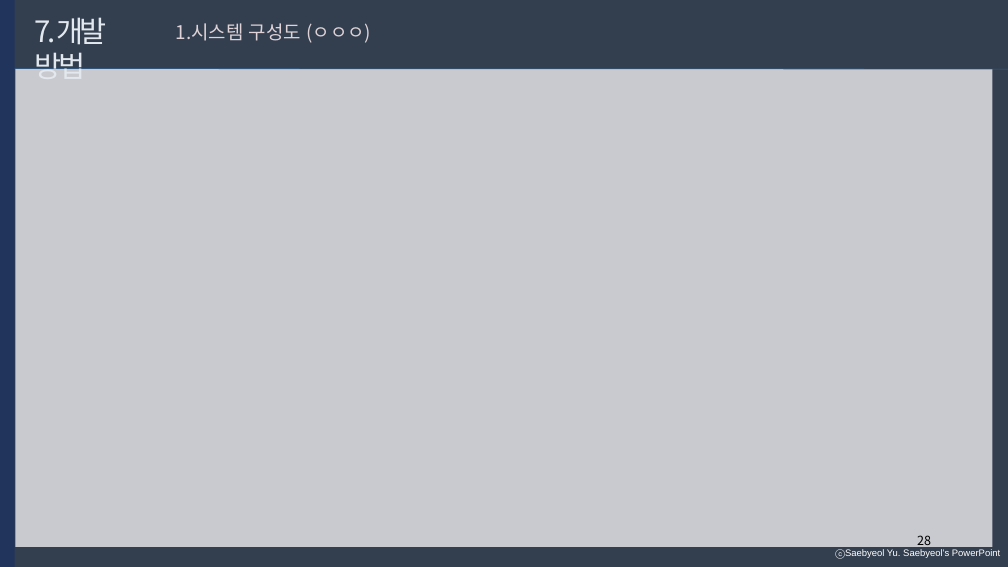
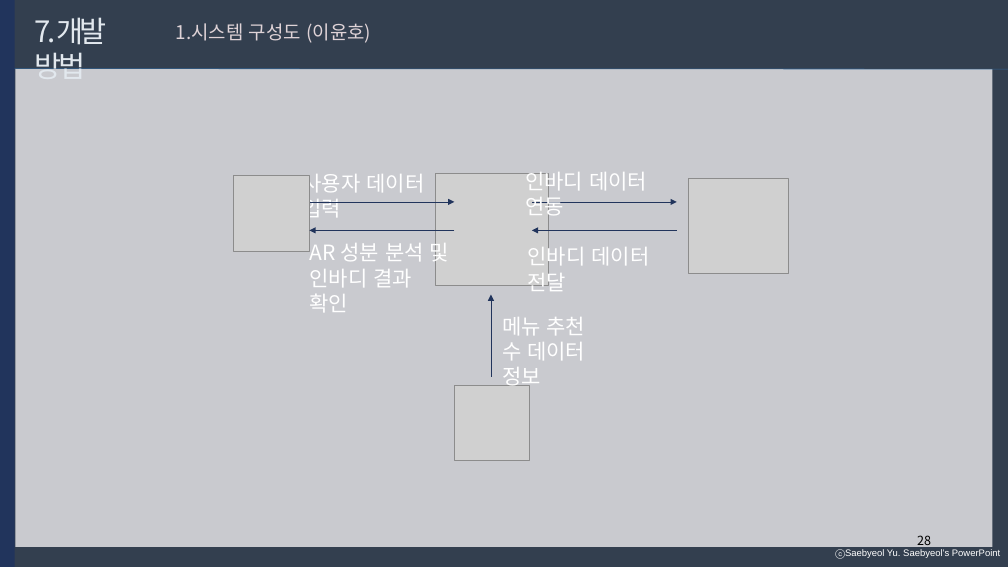
Before and after one commit to developerYHLee/University_Homework, a slide deck: slide 28 of 기말과제.pptx. Drawn at 1008x567 pixels with LibreOffice and Linux fonts; fonts in the diff are those of the drawing; grey boxes stand for pictures. Boxes give left, top, right and bottom in pixels: in the first picture for what was removed or moved away, otherwise in the second. Text is boxed around its words. In the diff, an @@ line names an element or a change of style, - is before the commit and + after.

```diff
--- a/기말과제.pptx
+++ b/기말과제.pptx
@@ text at [176,23,371,43]: text changed @@
-1.시스템 구성도 (ㅇㅇㅇ)
+1.시스템 구성도 (이윤호)
@@ picture added at [234,175,309,251] @@
@@ text added at [303,174,425,221], 20 pt, text #FFFFFF @@
+사용자 데이터 입력
@@ picture added at [436,173,548,285] @@
@@ text added at [525,172,647,220], 20 pt, text #FFFFFF @@
+인바디 데이터 연동
@@ picture added at [689,178,789,273] @@
@@ arrow added from (309, 202) to (454, 202), #21345C 0.5 pt @@
@@ arrow added from (532, 202) to (677, 202), #21345C 0.5 pt @@
@@ arrow added from (454, 231) to (309, 231), #21345C 0.5 pt @@
@@ text added at [310,239,449,312], 20 pt, text #FFFFFF @@
+AR 성분 분석 및 인바디 결과 확인
@@ arrow added from (677, 231) to (532, 231), #21345C 0.5 pt @@
@@ text added at [528,243,650,291], 20 pt, text #FFFFFF @@
+인바디 데이터 전달
@@ arrow added from (491, 377) to (491, 295), #21345C 0.5 pt @@
@@ text added at [502,317,586,389], 20 pt, text #FFFFFF @@
+메뉴 추천 수 데이터 정보
@@ picture added at [454,385,530,461] @@
```
Also in this commit, not shown: 1 other slide changed.
